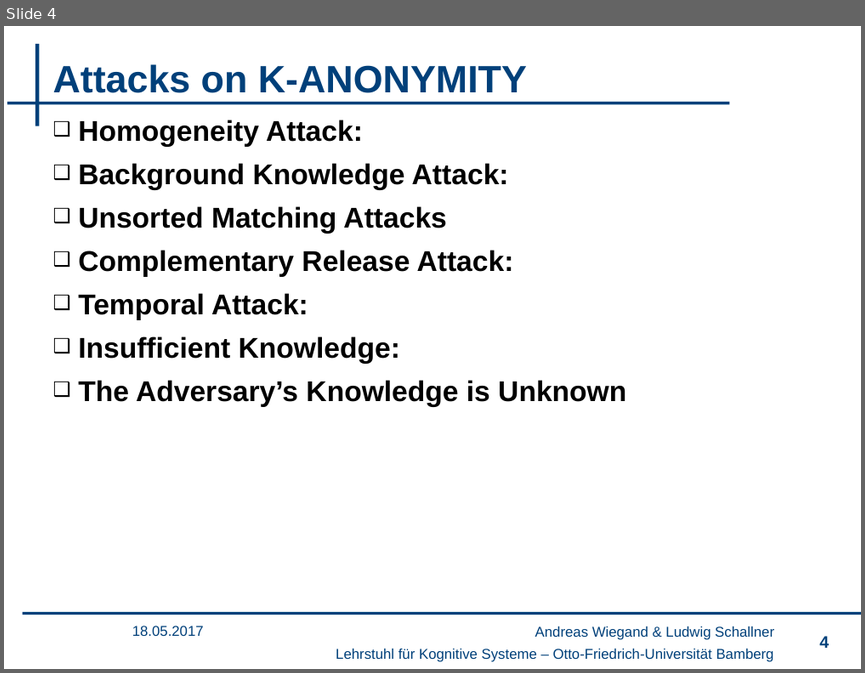
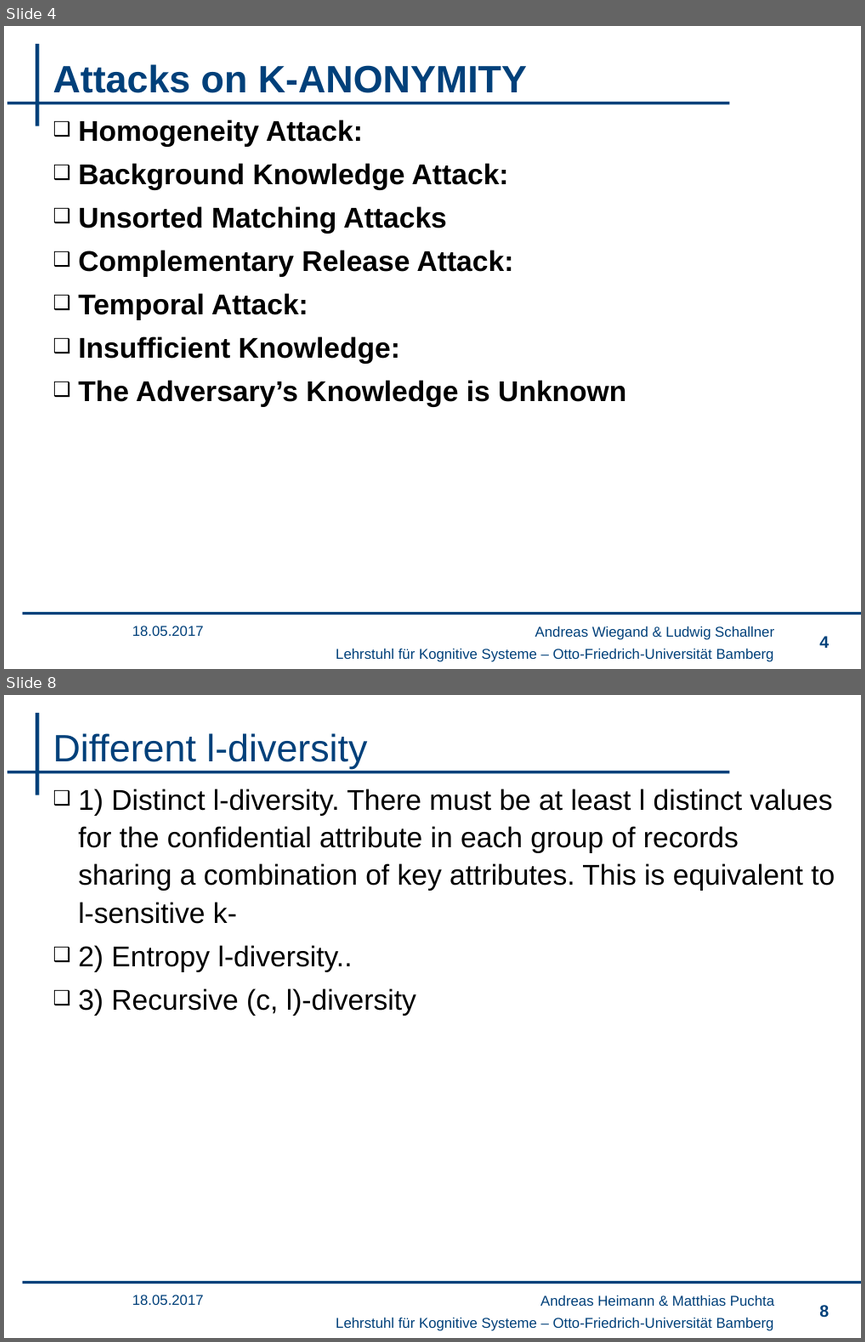
Before and after one commit to wsgan001/PSI-MSem, a slide deck: presentation/sicherheits.pptx. Shown one above the other, each under a label of ours: slide 4 before the commit, slides 4 and 8 after it; the slides between them are not shown. The pictures are 865x673 and 865x1342 pixels, drawn with LibreOffice and Linux fonts; fonts in the diff are those of the drawing; background and template pictures are left out. Boxes give left, top, right and bottom in pixels: in the first picture for what was removed or moved away, otherwise in the second. Text is boxed around its words. In the diff, an @@ line names an element or a change of style, - is before the commit and + after.

```diff
--- a/presentation/sicherheits.pptx
+++ b/presentation/sicherheits.pptx
@@ slide 8 added at <box>4,695,861,1338</box>, background #FFFFFF; not listed: 4 template elements that a slide beside it also shows @@
@@ title added at <box>53,733,367,769</box>, 32 pt, text #00407A @@
+Different l-diversity
@@ text added at <box>78,789,834,1015</box>, 24 pt, text #000000 @@
+❑ 1) Distinct l-diversity. There must be at least l distinct values for the confidential attribute in each group of records sharing a combination of key attributes. This is equivalent to l-sensitive k-
+❑ 2) Entropy l-diversity..
+❑ 3) Recursive (c, l)-diversity
@@ text added at <box>132,1294,204,1304</box>, 12 pt, text #00407A @@
+18.05.2017
@@ text added at <box>540,1295,774,1305</box>, 12 pt, text #00407A @@
+Andreas Heimann & Matthias Puchta
@@ page number added at <box>819,1304,828,1316</box>, 14 pt, text #00407A @@
+8
```
Also in this commit, not shown: 4 slides changed, 3 other slides added, 1 other file.
